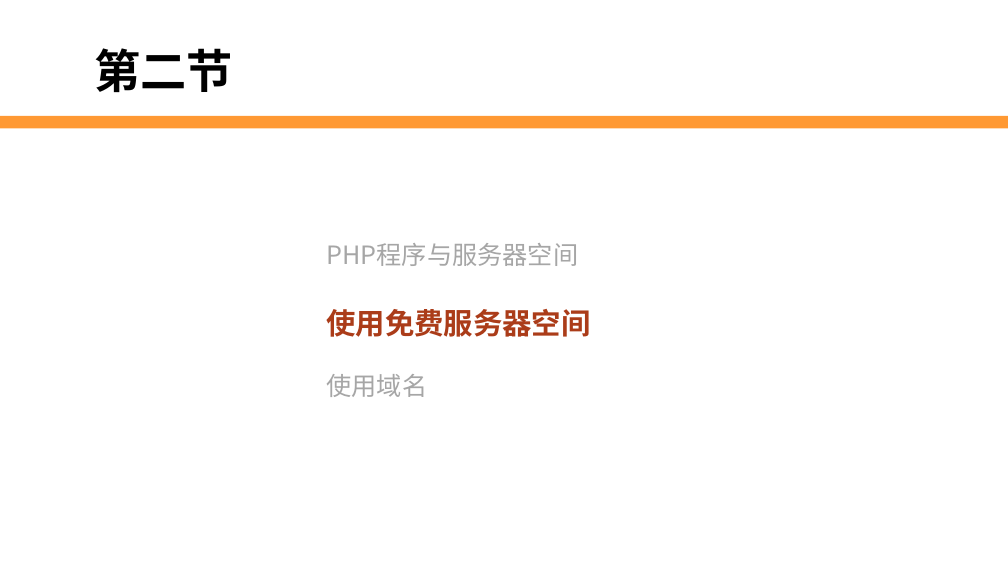
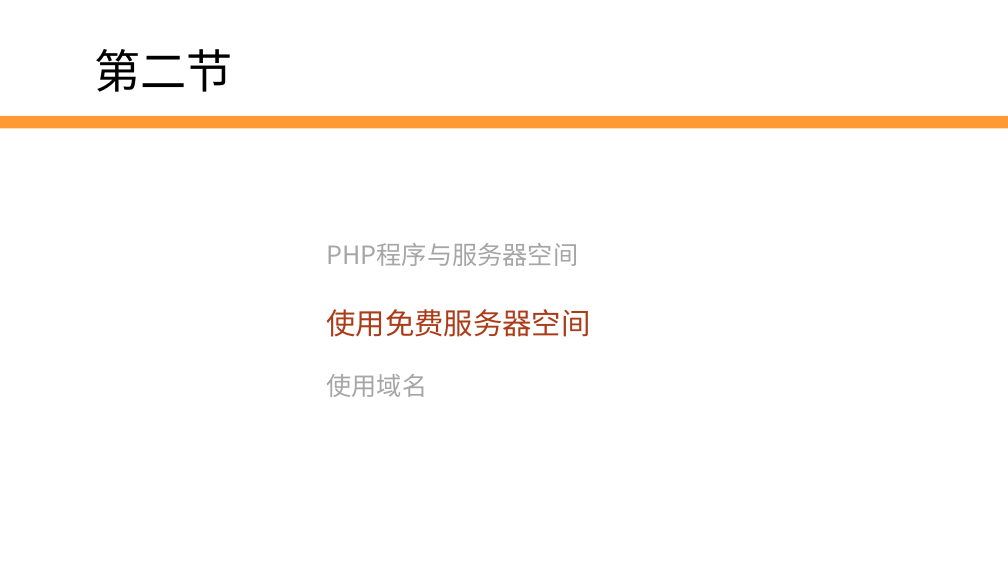
Before and after one commit to edu2act/2017-2018_1st_Wechat_Web_Programming, a slide deck: slide 14 of meterials/slides/ch02-serve- and-domain-name.pptx. Drawn at 1008x567 pixels with LibreOffice and Linux fonts; fonts in the diff are those of the drawing; background and template pictures are left out. Boxes give left, top, right and bottom in pixels: in the first picture for what was removed or moved away, otherwise in the second. Text is boxed around its words. In the diff, an @@ line names an element or a change of style, - is before the commit and + after.

```diff
--- a/meterials/slides/ch02-serve- and-domain-name.pptx
+++ b/meterials/slides/ch02-serve- and-domain-name.pptx
@@ text "第二节" at box(95, 49, 234, 92): bold off @@
@@ text at box(326, 309, 590, 337): bold off in "使用免费服务器空间" @@
```
Also in this commit, not shown: 15 other slides changed, 2 slides added, 23 other files.
